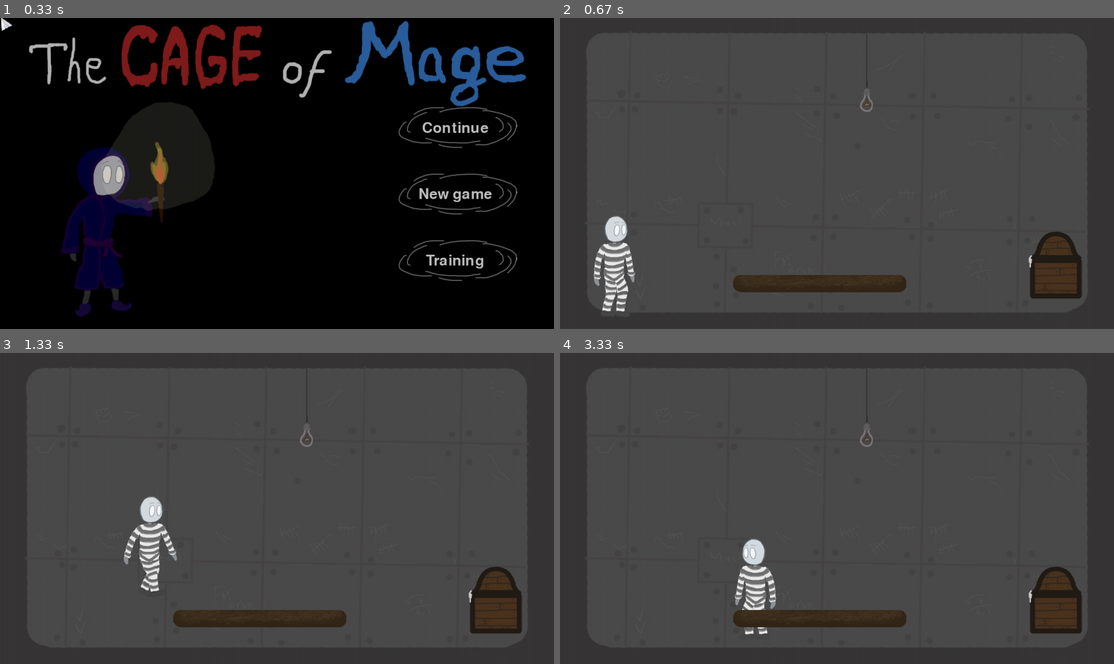
Above: before the commit, frames 1-4 (two rows, left to right).
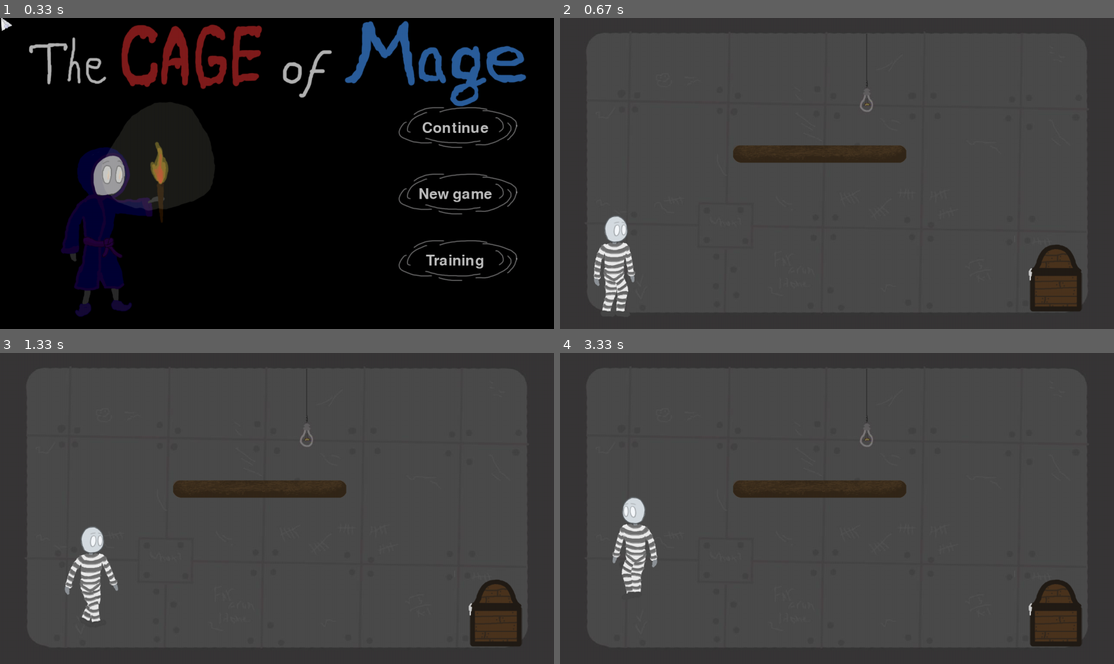
Above: after the commit, the same moments.

Repository: v-like-engine/the-cage-of-mage-pygame
Game: pygame game, started from start_game.py
Two runs of this game, one before a commit and one after it. Both use one fixed random seed, a clock stepped at 60 frames per second and the inputs below.
Inputs (mouse positions are in pixels of both pictures, inside the frame that each line leads up to):
- Up to frame 1 (0.33 s): no input
- Up to frame 2 (0.67 s): click (1014, 195) at 0.38 s
- Up to frame 3 (1.33 s): hold Right 0.67-1.13 s; move the mouse to (254, 520) at 0.7 s; hold Up from 1.17 s (still down)
- Up to frame 4 (3.33 s): release Up at 1.47 s; hold Right 1.5-1.97 s; hold Left 2-2.53 s; hold Left 2.57-2.97 s; hold Up from 3 s (still down)

Frame 1 is identical in both runs. In frame 2, 4.6% of the frame differs, in the area x 31-95%, y 40-95%; in frame 3, 7.1%, in the area x 11-95%, y 40-95%; in frame 4, 7.1%.

Commit message:
Fix bug with faster-jumping when random key is pressed, change the way of getting velocity + rename variables

Diff:
--- a/hero_classes.py
+++ b/hero_classes.py
@@ -11,8 +11,8 @@
         self.frames = []
         resize = resize or False
         self.cut_sheet(sheet, columns, rows, resize)
-        self.cur_frame = 0
-        self.image = self.frames[self.cur_frame]
+        self.current_frame = 0
+        self.image = self.frames[self.current_frame]
         self.rect = self.image.get_rect().move(x, y)
         self.direction = 0
 
@@ -33,19 +33,21 @@
 
 
 class Mage(AnimatedSprite):
-    def __init__(self, x, y, fps, platforms, *box_group):
+    def __init__(self, x, y, hor_v, run_v, vert_v, fps, platforms, *box_group):
         self.height = 240
         self.width = 160
         super().__init__(load_image('mage_pictures.png'), 8, 4, x, y, self.width, self.height)
-        self.velocity = [0, 0]
+        self.movement_coefficients = [0, 0]
         self.direction = 0
         self.game_fps = fps
         self.frame_fps = 40 / fps
         self.until_frame = 0
-        self.v = 240 / fps
-        self.mass_defined_v = 180 / fps
+        self.walk_velocity = hor_v / fps
+        self.current_horisontal_velocity = self.walk_velocity
+        self.vertical_velocity = vert_v / fps
+        self.run_velocity = run_v / fps
         self.g = 0.3
-        self.up = False
+        self.in_jump = False
         self.platforms = platforms
         if box_group:
             self.box_group = box_group
@@ -55,87 +57,86 @@
     def update(self, pressed=None, *borders):
         dno = borders[0].sprites()[0].coords[1]
         self.change_coords(2, dno)
-        if not pygame.sprite.spritecollideany(self, borders[0]) and self.up:
-            self.velocity = self.velocity[0], self.velocity[1] + self.g
+        if not pygame.sprite.spritecollideany(self, borders[0]) and self.in_jump:
+            self.movement_coefficients = self.movement_coefficients[0], self.movement_coefficients[1] + self.g
+            print(self.movement_coefficients)
         else:
-            self.change_coords(2, dno)
-            self.velocity = self.velocity[0], 0
-            self.up = False
+            self.movement_coefficients = self.movement_coefficients[0], 0
+            self.in_jump = False
         self.direction = -1
         if pressed[pygame.K_LSHIFT]:
             if pressed[pygame.K_LEFT]:
-                self.v = 360 / self.game_fps
+                self.current_horisontal_velocity = self.run_velocity
                 self.frame_fps = 60 / self.game_fps
                 self.direction = 1
-                self.velocity = -1, self.velocity[1]
+                self.movement_coefficients = -1, self.movement_coefficients[1]
             if pressed[pygame.K_RIGHT]:
-                self.v = 360 / self.game_fps
+                self.current_horisontal_velocity = self.run_velocity
                 self.frame_fps = 60 / self.game_fps
                 self.direction = 0
-                self.velocity = 1, self.velocity[1]
+                self.movement_coefficients = 1, self.movement_coefficients[1]
         elif pressed[pygame.K_LEFT]:
-            self.v = 240 / self.game_fps
+            self.current_horisontal_velocity = self.walk_velocity
             self.frame_fps = 40 / self.game_fps
             self.direction = 1
-            self.velocity = -1, self.velocity[1]
+            self.movement_coefficients = -1, self.movement_coefficients[1]
         elif pressed[pygame.K_RIGHT]:
-            self.v = 240 / self.game_fps
+            self.current_horisontal_velocity = self.walk_velocity
             self.frame_fps = 40 / self.game_fps
             self.direction = 0
-            self.velocity = 1, self.velocity[1]
-        if pressed[pygame.K_UP] and self.velocity[1] == 0 and not self.up:
-            self.up = True
-            self.v = 240 / self.game_fps
+            self.movement_coefficients = 1, self.movement_coefficients[1]
+        if pressed[pygame.K_UP] and self.movement_coefficients[1] == 0 and not self.in_jump:
+            self.in_jump = True
+            self.current_horisontal_velocity = self.walk_velocity
             self.frame_fps = 40 / self.game_fps
             self.direction = -1
-            self.velocity = self.velocity[0], -5
-            print('up', self.rect.y)
+            self.movement_coefficients = self.movement_coefficients[0], -5
         if self.direction != -1:
             if self.until_frame > 0.98:
-                self.cur_frame = (self.cur_frame + 1) % (len(self.frames) // 2)
+                self.current_frame = (self.current_frame + 1) % (len(self.frames) // 2)
                 self.until_frame = 0
             else:
                 self.until_frame += self.frame_fps
-            frame = self.direction * 16 + self.cur_frame
+            frame = self.direction * 16 + self.current_frame
             self.image = self.frames[frame]
             self.change_coords(1)
             if self.chest:
                 if frame in [15, 31] or pygame.sprite.spritecollideany(self, borders[1]) or \
                         pygame.sprite.collide_mask(self, self.chest):
-                    self.velocity = -self.velocity[0], self.velocity[1]
+                    self.movement_coefficients = -self.movement_coefficients[0], self.movement_coefficients[1]
                     self.change_coords(1)
                     self.change_coords(0)
                 else:
                     for platform in self.platforms:
                         if pygame.sprite.collide_mask(self, platform):
-                            self.velocity = -self.velocity[0], self.velocity[1]
+                            self.movement_coefficients = -self.movement_coefficients[0], self.movement_coefficients[1]
                             self.change_coords(0)
                             break
             else:
                 if frame in [15, 31] or pygame.sprite.spritecollideany(self, borders[1]):
-                    self.velocity = -self.velocity[0], self.velocity[1]
+                    self.movement_coefficients = -self.movement_coefficients[0], self.movement_coefficients[1]
                     self.change_coords(1)
                 else:
                     for platform in self.platforms:
                         if pygame.sprite.collide_mask(self, platform):
-                            self.velocity = -self.velocity[0], self.velocity[1]
+                            self.movement_coefficients = -self.movement_coefficients[0], self.movement_coefficients[1]
                             self.change_coords(0)
                             break
             # self.move(self.x, self.y + 10 / FPS)
 
     def change_coords(self, x_or_y, *limits):
         if x_or_y in (0, 1):
-            self.rect.x += self.v * self.velocity[0]
+            self.x += self.current_horisontal_velocity * self.movement_coefficients[0]
         elif x_or_y in (0, 2):
             if limits:
-                if limits[0] >= self.rect.y + self.height + self.mass_defined_v * self.velocity[1]:
-                    self.rect.y += int(self.mass_defined_v * self.velocity[1])
+                if limits[0] >= self.rect.y + self.height + self.vertical_velocity * self.movement_coefficients[1]:
+                    self.y += int(self.vertical_velocity * self.movement_coefficients[1])
                 else:
-                    self.rect.y = limits[0] - self.height + 2
+                    self.y = limits[0] - self.height + 2
             else:
-                self.rect.y += int(self.mass_defined_v * self.velocity[1])
-        self.x = self.rect.x
-        self.y = self.rect.y
+                self.rect.y += int(self.vertical_velocity * self.movement_coefficients[1])
+        self.rect.x = int(self.x)
+        self.rect.y = int(self.y)
 
     def add_chest(self, chest):
         self.chest = chest
--- a/level2.py
+++ b/level2.py
@@ -11,11 +11,11 @@
     def __init__(self, width, height):
         super().__init__(width, height)
         self.platforms_list = []
-        self.platform = Platform(self.platforms, load_image('platforms/double_brown.png'), self.screen, 400, 600)
+        self.platform = Platform(self.platforms, load_image('platforms/double_brown.png'), self.screen, 400, 300)
         self.platforms_list.append(self.platform)
         self.all_sprites.add(self.platform)
         self.chest_group = pygame.sprite.Group()
-        self.chest = Chest(self.chest_group, self.screen, 1050, 450)
+        self.chest = Chest(self.chest_group, self.screen, 1050, 480)
         self.chest.image = pygame.transform.flip(self.chest.image, True, False)
         self.chest.opened_image = pygame.transform.flip(self.chest.opened_image, True, False)
         self.all_sprites.add(self.chest)
--- a/level_mask.py
+++ b/level_mask.py
@@ -26,7 +26,7 @@
         border_right = Border(32, 720, 1248, 0)
         border_left.add(self.borders)
         border_right.add(self.borders)
-        self.mage = Mage(50, 456, self.FPS, self.platforms)
+        self.mage = Mage(50, 456, 360, 480, 240, self.FPS, self.platforms)
         self.mage.add(self.all_sprites)
         self.mage.add(self.mage_group)
 
@@ -58,7 +58,7 @@
 
     def handle_event(self, event):
         super().handle_event(event)
-        self.check_movement()
+        # self.check_movement()
         if event.type == pygame.KEYDOWN:
             if event.key == pygame.K_ESCAPE:
                 pygame.mixer_music.load('data/Arti-Fix - Cybernetic Sect.mp3')
--- a/main.py
+++ b/main.py
@@ -23,7 +23,6 @@
         self.logo = Logo(self.logo_group, self.screen, width // 50, -20)
         self.mage_main_menu_group = pygame.sprite.Group()
         self.mage_main_menu = MageMainMenu(self.mage_main_menu_group, self.screen, width // 12, self.height // 4)
-        print('не утка')
         self.execute()
 
     def draw_buttons(self):
@@ -69,4 +68,3 @@
 
     def loop(self):
         super().loop()
-        # Здесь движение
